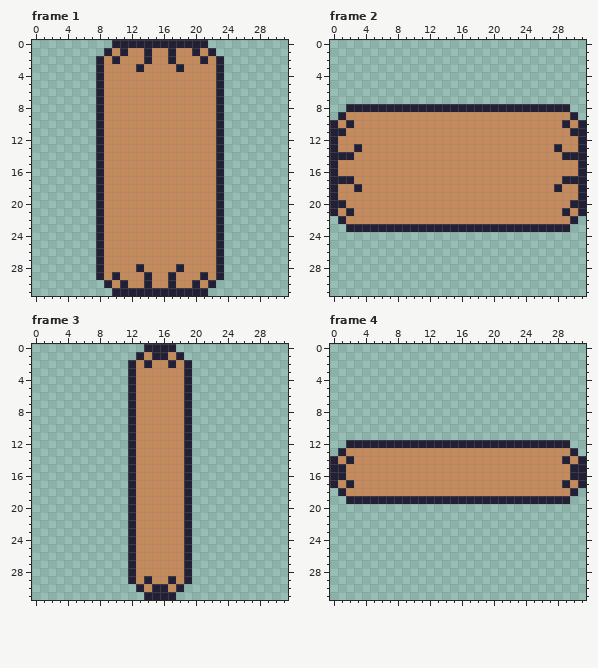
One commit to this pixel-art file: raw-assets/klotski_blocks.aseprite. Above is the file before it was changed.
32x32 pixels, 5 frames. Shown: frame 1, frame 2, frame 3, frame 4. The commit also changed other frames, which this record leaves out.
The result:
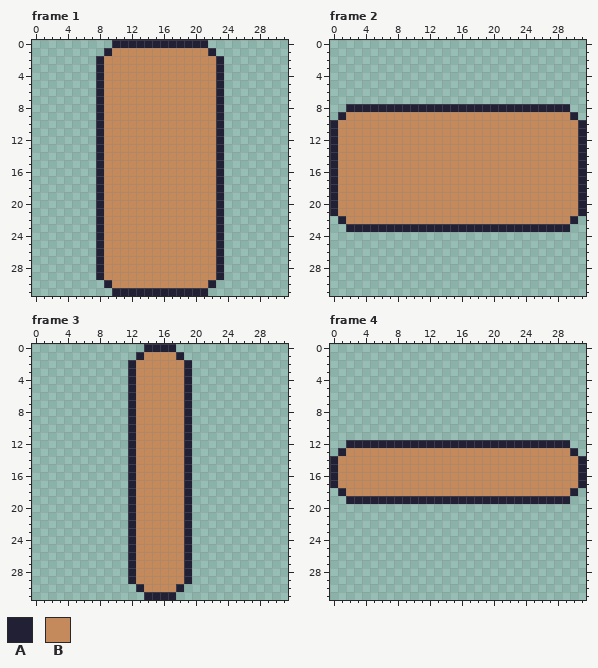
Palette (. is transparent): A #222034  B #c48a5b
Change:
Frame 1:
y 1: x 11 A -> B; x 14 A -> B; x 17 A -> B; x 20 A -> B
y 2: x 10 A -> B; x 14 A -> B; x 17 A -> B; x 21 A -> B
y 3: x 13 A -> B; x 18 A -> B
y 28: x 13 A -> B; x 18 A -> B
y 29: x 10 A -> B; x 14 A -> B; x 17 A -> B; x 21 A -> B
y 30: x 11 A -> B; x 14 A -> B; x 17 A -> B; x 20 A -> B
Frame 2:
y 10: x 2 A -> B; x 29 A -> B
y 11: x 1 A -> B; x 30 A -> B
y 13: x 3 A -> B; x 28 A -> B
y 14: x 1..2 AA -> BB; x 29..30 AA -> BB
y 17: x 1..2 AA -> BB; x 29..30 AA -> BB
y 18: x 3 A -> B; x 28 A -> B
y 20: x 1 A -> B; x 30 A -> B
y 21: x 2 A -> B; x 29 A -> B
Frame 3:
y 1: x 15..16 AA -> BB
y 2: x 14 A -> B; x 17 A -> B
y 29: x 14 A -> B; x 17 A -> B
y 30: x 15..16 AA -> BB
Frame 4:
y 14: x 2 A -> B; x 29 A -> B
y 15..16: x 1 A -> B; x 30 A -> B
y 17: x 2 A -> B; x 29 A -> B
Boxes around the changes in both pictures, in picture pixels (x1, y1, x2, y2):
changed: (112, 48, 208, 72)
changed: (112, 264, 208, 288)
changed: (338, 120, 362, 216)
changed: (554, 120, 578, 216)
changed: (144, 352, 176, 368)
changed: (144, 576, 176, 592)
changed: (338, 456, 354, 488)
changed: (562, 456, 578, 488)
